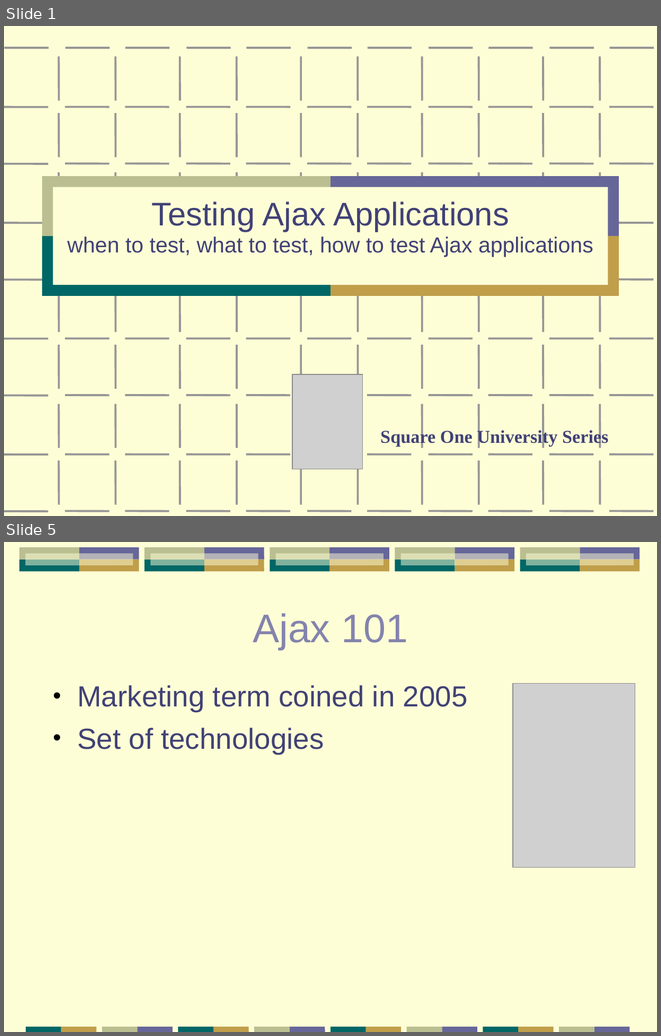
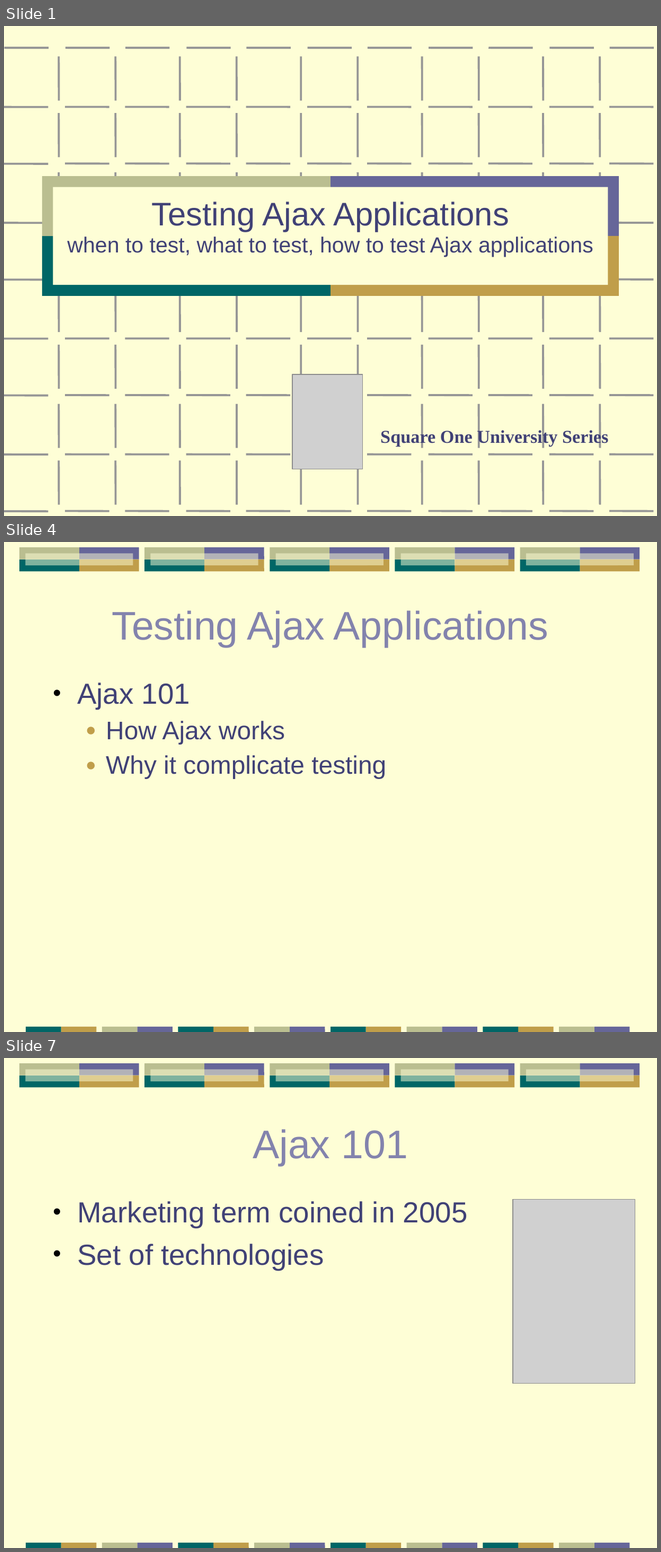
Before and after one commit to papuapost/yazaar, a slide deck: articles/testing-tools/testing-apps.ppt. Shown one above the other, each under a label of ours: slides 1 and 5 before the commit, slides 1, 4 and 7 after it; the slides between them are not shown. The pictures are 661x1036 and 661x1552 pixels, drawn with LibreOffice and Linux fonts; fonts in the diff are those of the drawing; grey boxes stand for pictures; background and template pictures are left out. Boxes give left, top, right and bottom in pixels: in the first picture for what was removed or moved away, otherwise in the second. Text is boxed around its words. In the diff, an @@ line names an element or a change of style, - is before the commit and + after.

```diff
--- a/articles/testing-tools/testing-apps.ppt
+++ b/articles/testing-tools/testing-apps.ppt
@@ slide 4 added at [4, 542, 657, 1032], background #FEFED6; not listed: 41 template elements that a slide beside it also shows @@
@@ title added at [112, 610, 549, 647], 44 pt, text #8383AD @@
+Testing Ajax Applications
@@ text added at [77, 682, 386, 778], 28 pt, text #404176 @@
+• Ajax 101
+  ● How Ajax works
+  ● Why it complicate testing
@@ what was slide 5 is now slide 7 @@
```
Also in this commit, not shown: 21 slides changed, 11 other slides added, 4 slides removed, 1 other file.
